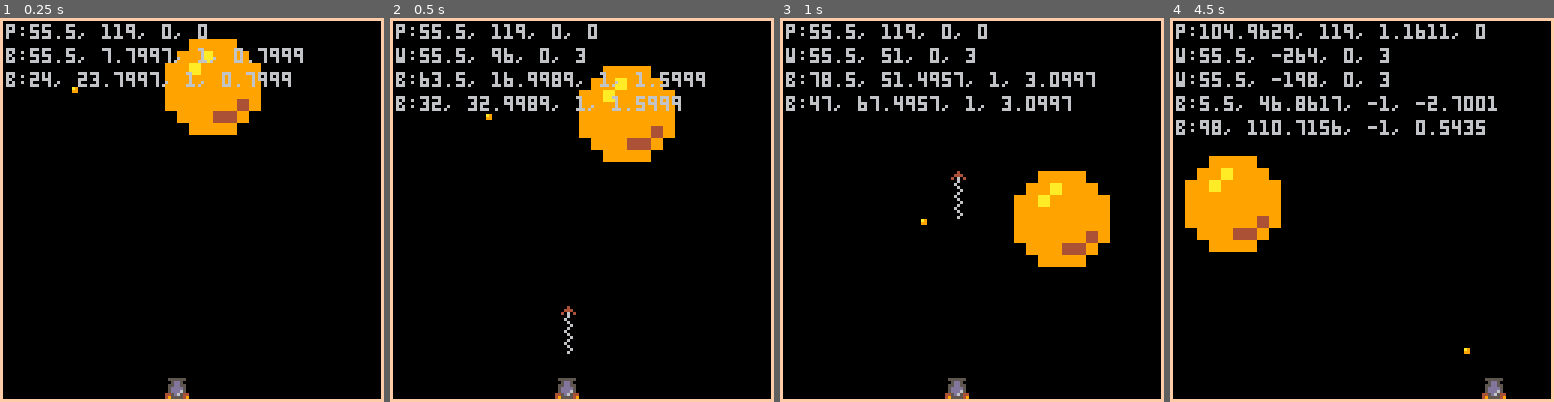
Above: before the commit, frames 1-4 (left to right).
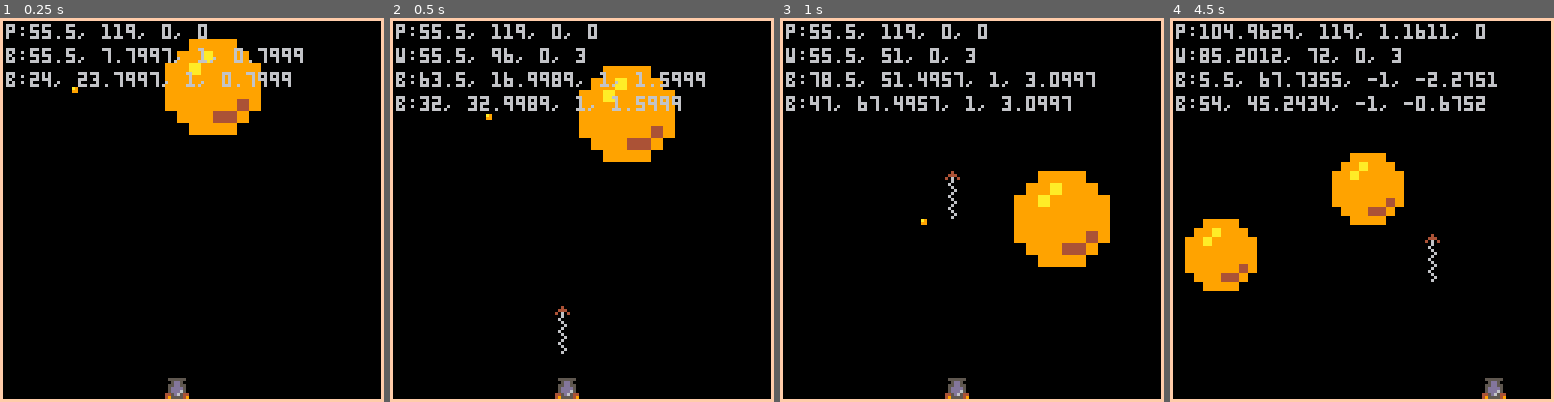
Above: after the commit, the same moments.

Repository: ferlores/pico-8.exp
Game: PICO-8 cartridge pang.p8
Same seed, same stepped clock (60 frames per second), same inputs: the game is played once before the commit and once after it.
Inputs:
- Up to frame 1 (0.25 s): no input
- Up to frame 2 (0.5 s): tap X (X key) at 0.33 s
- Up to frame 3 (1 s): no input
- Up to frame 4 (4.5 s): tap X (X key) at 1.07, 1.85, 2.97, 4.08 s; hold Right 1.6-2.1 s; hold Right 2.47-3.03 s; hold Left 3.08-3.58 s; hold Right from 4.02 s (still down)

Frame 1 is identical in both runs. In frame 2, 0.2% of the frame differs, in the area x 42-49%, y 75-88%; in frame 3, 0.2%; in frame 4, 13%, in the area x 1-86%, y 7-88%.

Commit message:
logic for hitting balls

Diff:
--- a/pang.p8
+++ b/pang.p8
@@ -92,7 +92,7 @@
         sfx = 0,
         dx = 0,
         dy = 3,
-        w = 8,
+        w = 5,
         h = 8
     }
 }
@@ -115,7 +115,7 @@
 
 -- move_bullets
 register('update', function ()
-    for i=1,#bullets do
+    for i=#bullets, 1, -1 do
         local b = bullets[i]
         -- ensures is not nil after we remove a bullet
         if (b != nil) then
@@ -123,7 +123,7 @@
             b.y = b.y - b.dy
 
             -- remove bullet
-            if (is_offscreen(b.x, b.y, b.w, b.h)) bullets[i] = nill
+            if (is_offscreen(b.x, b.y, b.w, b.h)) deli(bullets, i)
         end
     end
 end)
@@ -157,7 +157,7 @@
     [2] = function (x, y) spr(66, x, y) end,
     [4] = function (x, y) spr(65, x, y) end,
     [8] = function (x, y) spr(64, x, y) end,
-    [8] = function (x, y) sspr(0, 32, 8, 8, x, y, 12, 12) end,
+    [12] = function (x, y) sspr(0, 32, 8, 8, x, y, 12, 12) end,
     [16] = function (x, y) sspr(0, 32, 8, 8, x, y, 16, 16) end,
     [24] = function (x, y) sspr(0, 32, 8, 8, x, y, 24, 24) end,
     [32] = function (x, y) sspr(0, 32, 8, 8, x, y, 32, 32) end
@@ -188,7 +188,8 @@
 -- move_ball
 register('update', function()
     local gravity = 0.1
-    for b in all(balls) do
+    for i = #balls, 1, -1 do
+        local b = balls[i]
         local btp = ball_tp[b.tp]
         local newx = b.x + b.dx
         local newy = b.y + b.dy
@@ -204,7 +205,9 @@
         end
 
         if (is_hit_by_bullet(b)) then
-            log('hit')
+            b.sz = 24
+
+            -- deli(balls, i)
         end
         -- else
             b.x += b.dx
@@ -248,11 +251,11 @@
         x + w > screen_max
 
     local res_y =
-        -- y < screen_min or
+        y < screen_min or
         y + h > screen_max
 
-    -- if (res_x) log('X: '..x..", "..w)
-    -- if (res_y) log('Y: '..y..", "..h..", "..screen_max)
+    -- if (res_x) log('is_offscreen X: '..x..", "..w)
+    -- if (res_y) log('is_offscreen Y: '..y..", "..h)
 
     return res_x or res_y
 end
@@ -267,10 +270,16 @@
 function rect_collide(x1, y1, w1, h1, x2, y2, w2, h2)
     local overlap_x, overlap_y = false, false
     -- x axis
-    if (x1 + w1 >= x2 and x2 <= x2 + w2) overlap_x = true
+    if (x1 + w1 >= x2 and x1 <= x2 + w2) then
+        -- log ('X collide '..x1..','..w1..','..x2..','..w2)
+        overlap_x = true
+    end
 
     -- y axis
-    if (y1 + h1 >= y2 and y2 <= y2 + h2) overlap_y = true
+    if (y1 + h1 >= y2 and y1 <= y2 + h2) then
+        -- log ('Y collide '..y1..','..h1..','..y2..','..h2)
+        overlap_y = true
+    end
 
     return overlap_x and overlap_y
 end
@@ -284,22 +293,22 @@
 0000000005ddd65070600607002e2000000550000000000000000000000000000000000000000000000000000000000000000000000000000000000000000000
 00000000445d65447066660704222400004554000000000000000000000000000000000000000000000000000000000000000000000000000000000000000000
 00000000495555497700007704020400004004000000000000000000000000000000000000000000000000000000000000000000000000000000000000000000
-00004000000000000000000000000000000000000000000000000000000000000000000000000000000000000000000000000000000000000000000000000000
-00044400000000000000000000000000000000000000000000000000000000000000000000000000000000000000000000000000000000000000000000000000
-00406040000000000000000000000000000000000000000000000000000000000000000000000000000000000000000000000000000000000000000000000000
-00006000000000000000000000000000000000000000000000000000000000000000000000000000000000000000000000000000000000000000000000000000
+00400000000000000000000000000000000000000000000000000000000000000000000000000000000000000000000000000000000000000000000000000000
+04440000000000000000000000000000000000000000000000000000000000000000000000000000000000000000000000000000000000000000000000000000
+40604000000000000000000000000000000000000000000000000000000000000000000000000000000000000000000000000000000000000000000000000000
+00600000000000000000000000000000000000000000000000000000000000000000000000000000000000000000000000000000000000000000000000000000
+06000000000000000000000000000000000000000000000000000000000000000000000000000000000000000000000000000000000000000000000000000000
+00600000000000000000000000000000000000000000000000000000000000000000000000000000000000000000000000000000000000000000000000000000
 00060000000000000000000000000000000000000000000000000000000000000000000000000000000000000000000000000000000000000000000000000000
-00006000000000000000000000000000000000000000000000000000000000000000000000000000000000000000000000000000000000000000000000000000
-00000600000000000000000000000000000000000000000000000000000000000000000000000000000000000000000000000000000000000000000000000000
-00006000000000000000000000000000000000000000000000000000000000000000000000000000000000000000000000000000000000000000000000000000
+00600000000000000000000000000000000000000000000000000000000000000000000000000000000000000000000000000000000000000000000000000000
+06000000000000000000000000000000000000000000000000000000000000000000000000000000000000000000000000000000000000000000000000000000
+00600000000000000000000000000000000000000000000000000000000000000000000000000000000000000000000000000000000000000000000000000000
 00060000000000000000000000000000000000000000000000000000000000000000000000000000000000000000000000000000000000000000000000000000
-00006000000000000000000000000000000000000000000000000000000000000000000000000000000000000000000000000000000000000000000000000000
-00000600000000000000000000000000000000000000000000000000000000000000000000000000000000000000000000000000000000000000000000000000
-00006000000000000000000000000000000000000000000000000000000000000000000000000000000000000000000000000000000000000000000000000000
+00600000000000000000000000000000000000000000000000000000000000000000000000000000000000000000000000000000000000000000000000000000
+06000000000000000000000000000000000000000000000000000000000000000000000000000000000000000000000000000000000000000000000000000000
+00600000000000000000000000000000000000000000000000000000000000000000000000000000000000000000000000000000000000000000000000000000
 00060000000000000000000000000000000000000000000000000000000000000000000000000000000000000000000000000000000000000000000000000000
-00006000000000000000000000000000000000000000000000000000000000000000000000000000000000000000000000000000000000000000000000000000
-00000600000000000000000000000000000000000000000000000000000000000000000000000000000000000000000000000000000000000000000000000000
-00006000000000000000000000000000000000000000000000000000000000000000000000000000000000000000000000000000000000000000000000000000
+00600000000000000000000000000000000000000000000000000000000000000000000000000000000000000000000000000000000000000000000000000000
 00000000000000000000000000000000000000000000000000000000000000006555556600000000000000000000000000000000000000000000000000000000
 00000000000000000000000000000000000000000000000000000000000000006555556600000000000000000000000000000000000000000000000000000000
 00000000000000000000000000000000000000000000000000000000000000005566655500000000000000000000000000000000000000000000000000000000
